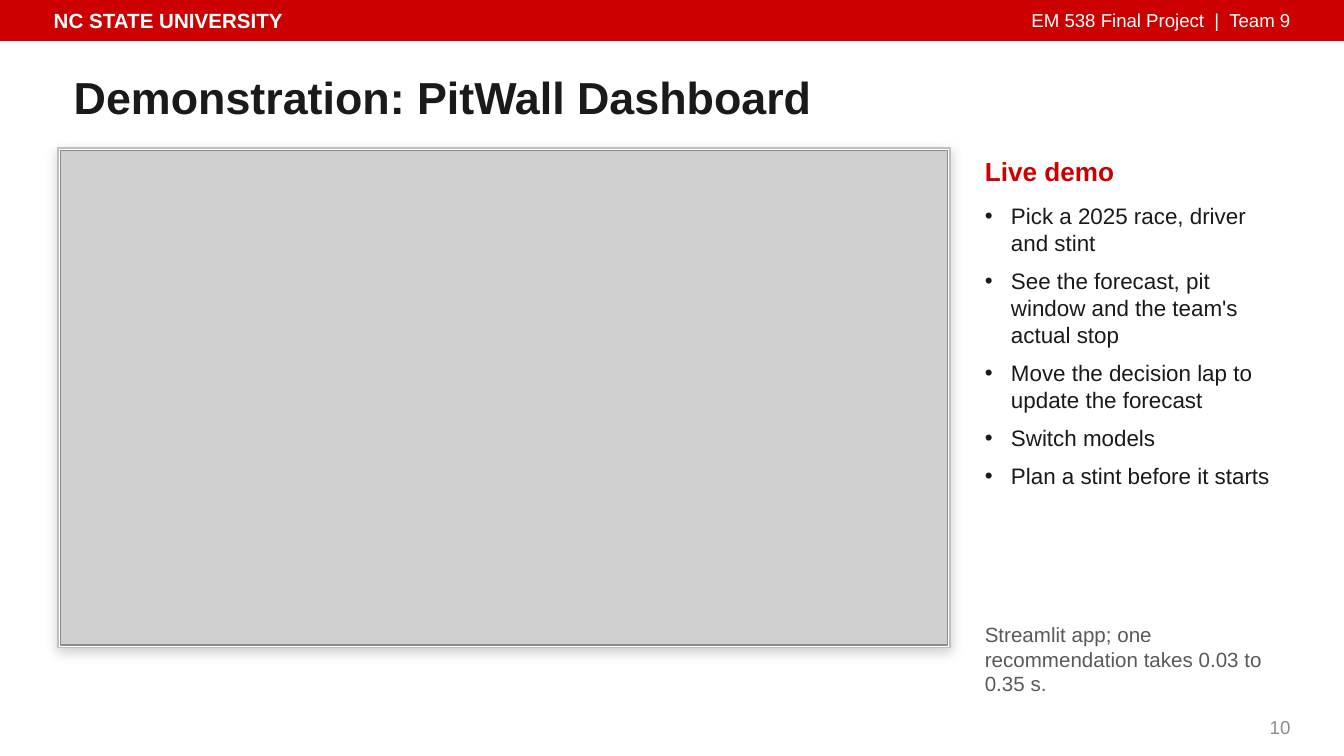
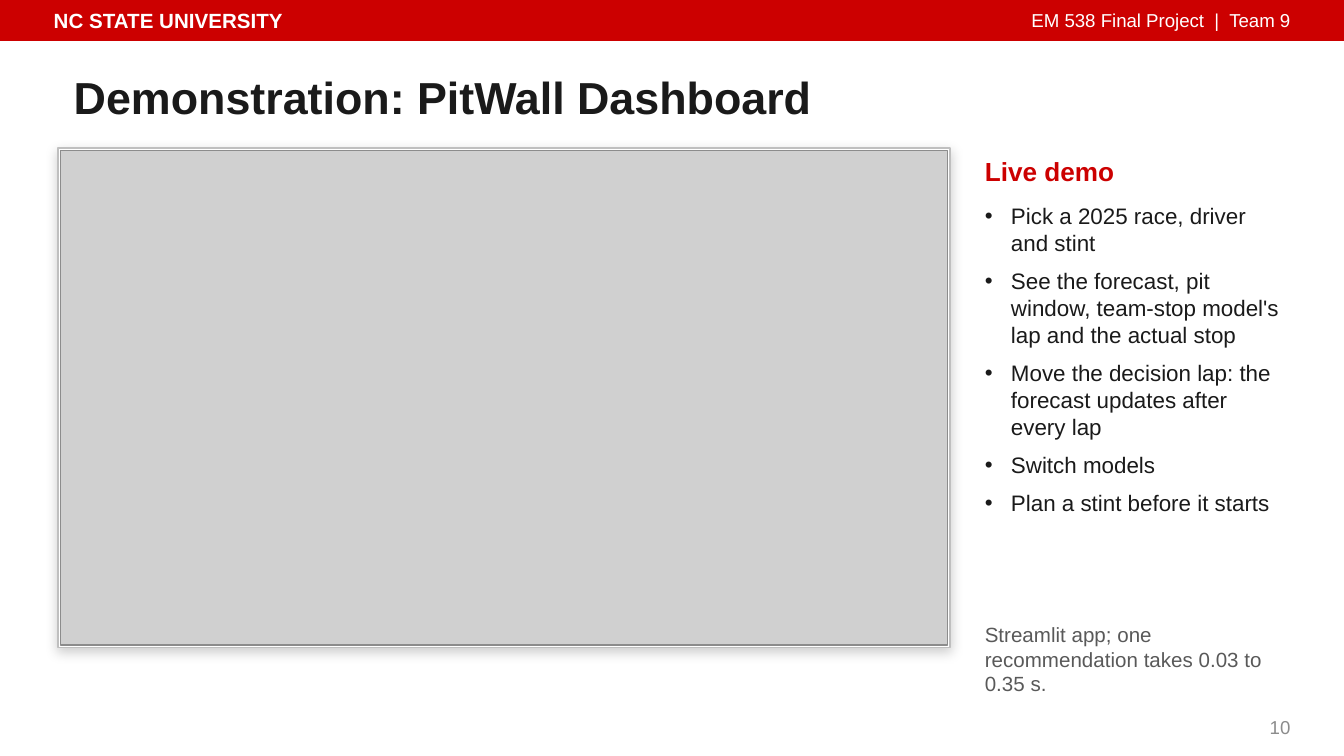
Before and after one commit to isaiahnick/f1-tire-degradation, a slide deck: slide 10 of reports/presentation/PitWall_Final_Presentation.pptx. Drawn at 1344x756 pixels with LibreOffice and Linux fonts; fonts in the diff are those of the drawing; grey boxes stand for pictures. Boxes give left, top, right and bottom in pixels: in the first picture for what was removed or moved away, otherwise in the second. Text is boxed around its words. In the diff, an @@ line names an element or a change of style, - is before the commit and + after.

```diff
--- a/reports/presentation/PitWall_Final_Presentation.pptx
+++ b/reports/presentation/PitWall_Final_Presentation.pptx
@@ text at [1011, 272, 1278, 440]: text changed @@
-• See the forecast, pit window and the team's actual stop
-• Move the decision lap to update the forecast
+• See the forecast, pit window, team-stop model's lap and the actual stop
+• Move the decision lap: the forecast updates after every lap
```
Also in this commit, not shown: 6 other slides changed, 5 other files.
